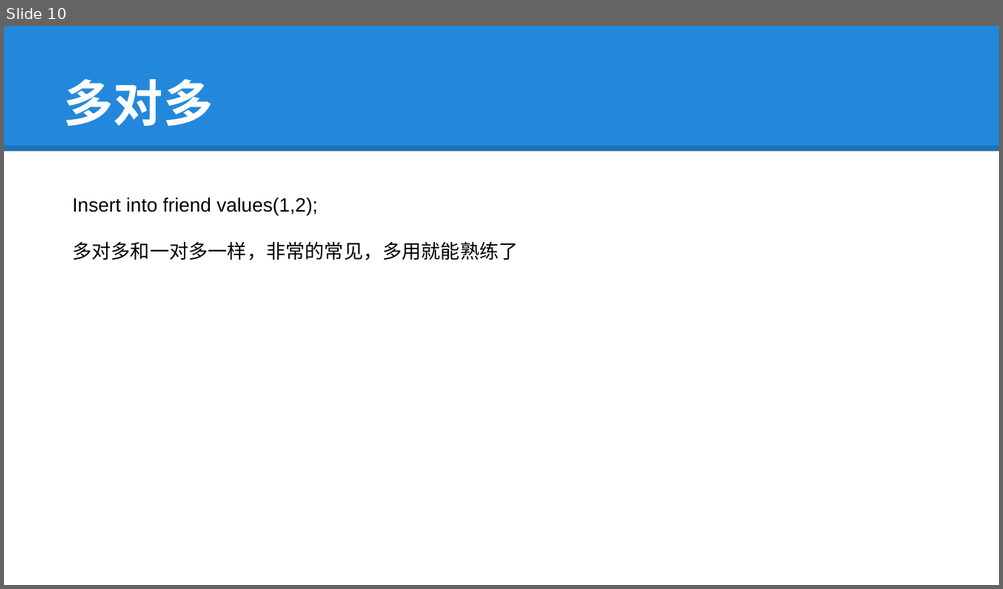
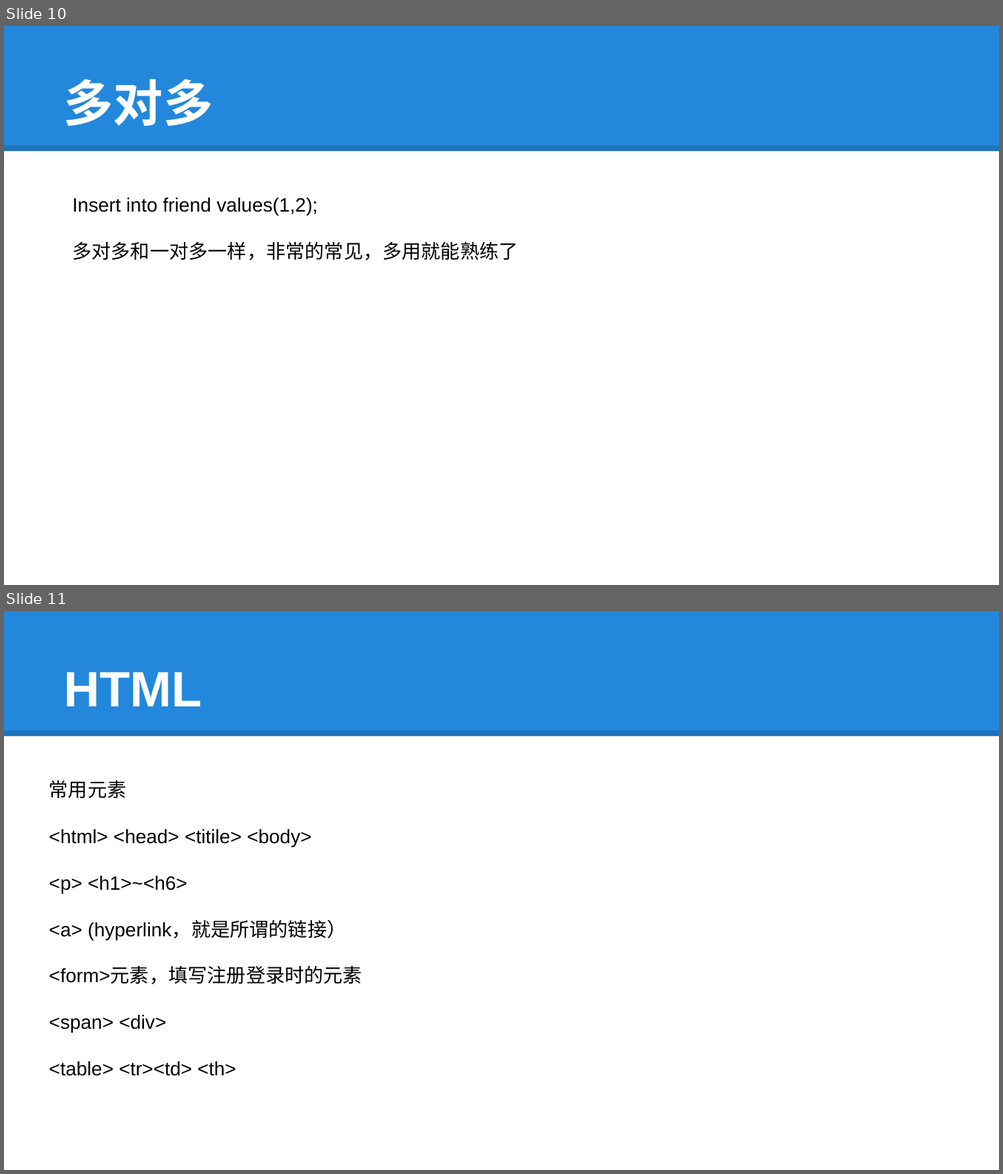
Before and after one commit to tokyojava/java_beginner, a slide deck: 中级/课件/Java15.pptx. Shown one above the other, each under a label of ours: slide 10 before the commit, slides 10 and 11 after it. The pictures are 1003x589 and 1003x1174 pixels, drawn with LibreOffice and Linux fonts; fonts in the diff are those of the drawing. Boxes give left, top, right and bottom in pixels: in the first picture for what was removed or moved away, otherwise in the second. Text is boxed around its words. In the diff, an @@ line names an element or a change of style, - is before the commit and + after.

```diff
--- a/中级/课件/Java15.pptx
+++ b/中级/课件/Java15.pptx
@@ slide 11 added at [4, 611, 999, 1170], background #FFFFFF; not listed: 2 template elements that a slide beside it also shows @@
@@ title added at [64, 672, 202, 706], 36 pt, text #FFFFFF, bold @@
+HTML
@@ text added at [49, 780, 362, 1076], 14 pt, text #000000 @@
+常用元素
+<html> <head> <titile> <body>
+<p> <h1>~<h6>
+<a> (hyperlink，就是所谓的链接）
+<form>元素，填写注册登录时的元素
+<span> <div>
+<table> <tr><td> <th>
```
Also in this commit, not shown: 1 slide changed, 8 other slides added, 2 slides removed, 2 other files.
